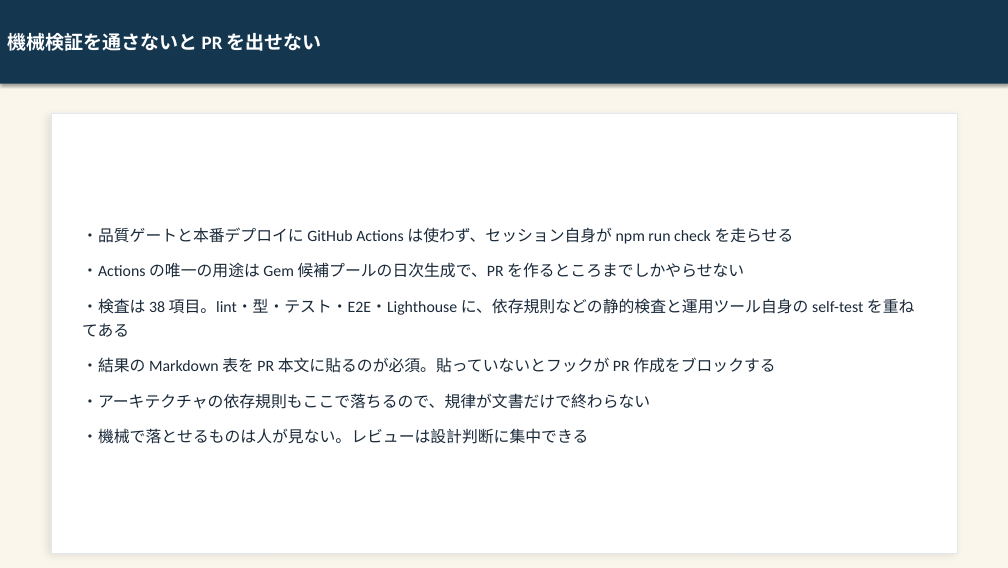
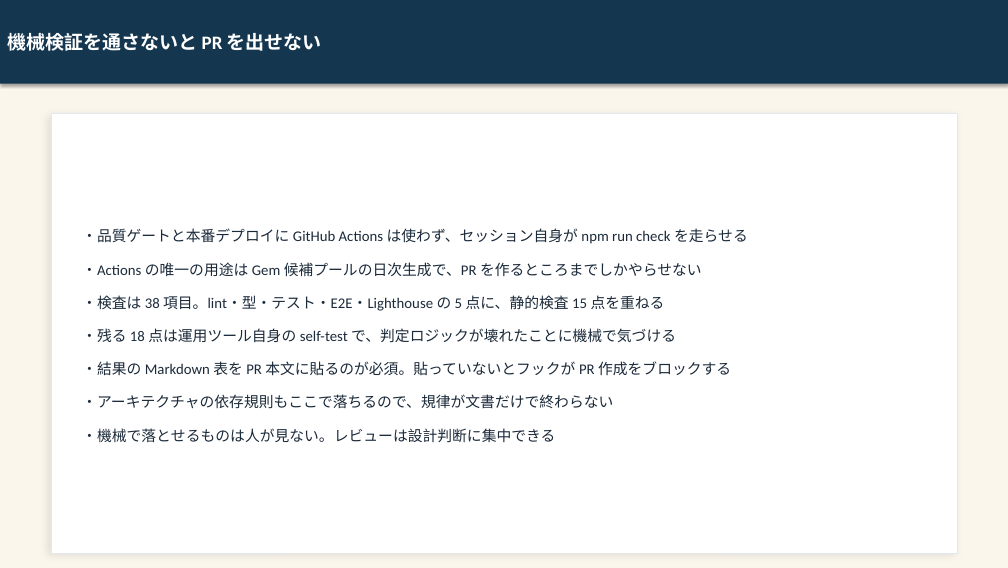
Before and after one commit to kai-kou/gem-hunter, a slide deck: slide 13 of content/slides/project-explanation-20260822/output/gem-hunter_text.pptx. Drawn at 1008x568 pixels with LibreOffice and Linux fonts; fonts in the diff are those of the drawing. Boxes give left, top, right and bottom in pixels: in the first picture for what was removed or moved away, otherwise in the second. Text is boxed around its words. In the diff, an @@ line names an element or a change of style, - is before the commit and + after.

```diff
--- a/content/slides/project-explanation-20260822/output/gem-hunter_text.pptx
+++ b/content/slides/project-explanation-20260822/output/gem-hunter_text.pptx
@@ text at (82, 228, 748, 443): size 15 to 14 pt in "・品質ゲートと本番デプロイに GitHub Actions は使わず、セッション自身が npm run check ...", "・Actions の唯一の用途は Gem 候補プールの日次生成で、PR を作るところまでしかやらせない", "・結果の Markdown 表を PR 本文に貼るのが必須。貼っていないとフックが PR 作成をブロックする", "・アーキテクチャの依存規則もここで落ちるので、規律が文書だけで終わらない" and 1 more places @@
@@ text at (82, 295, 676, 343): text changed; size 15 to 14 pt @@
-・検査は 38 項目。lint・型・テスト・E2E・Lighthouse に、依存規則などの静的検査と運用ツール自身の self-test を重ねてある
+・検査は 38 項目。lint・型・テスト・E2E・Lighthouse の 5 点に、静的検査 15 点を重ねる
+・残る 18 点は運用ツール自身の self-test で、判定ロジックが壊れたことに機械で気づける
```
Also in this commit, not shown: 2 other slides changed, 3 other files.
